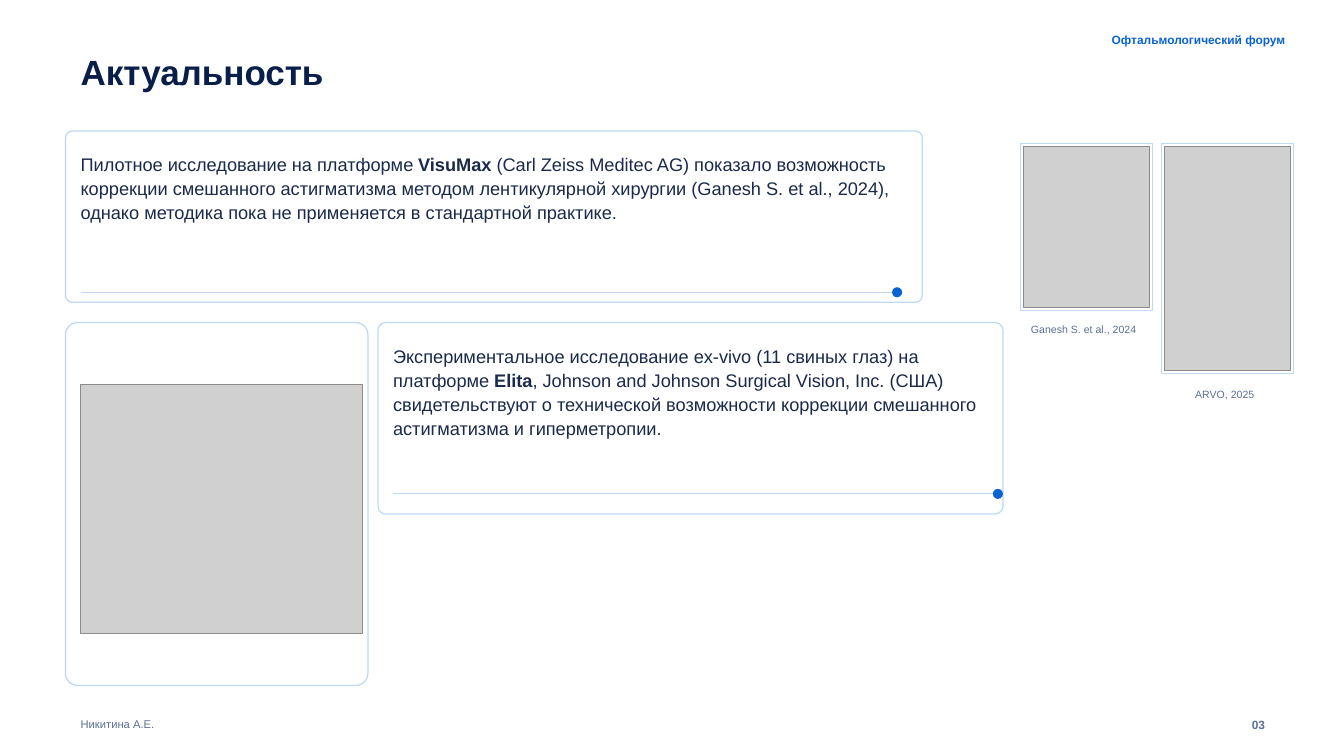
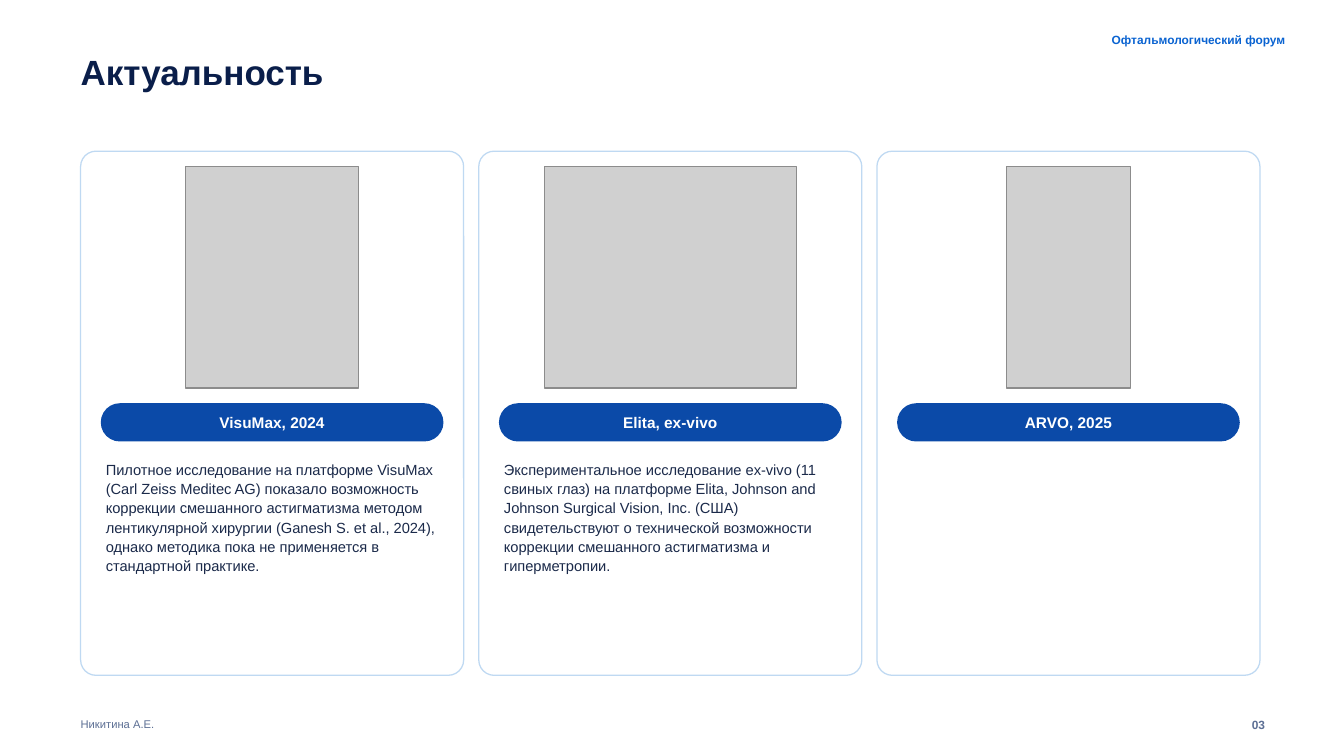
Before and after one commit to anastasianik2403-source/Mixed-astigmatism-calculator, a slide deck: slide 3 of presentations/Template12_Blue-Corporate.pptx. Drawn at 1344x756 pixels with LibreOffice and Linux fonts; fonts in the diff are those of the drawing; grey boxes stand for pictures; background and template pictures are left out. Boxes give left, top, right and bottom in pixels: in the first picture for what was removed or moved away, otherwise in the second. Text is boxed around its words. In the diff, an @@ line names an element or a change of style, - is before the commit and + after.

```diff
--- a/presentations/Template12_Blue-Corporate.pptx
+++ b/presentations/Template12_Blue-Corporate.pptx
@@ rectangle removed at [1020, 143, 1152, 311] @@
@@ rectangle removed at [1162, 143, 1294, 373] @@
@@ rounded rectangle: place and size @@
-rounded rectangle at [66, 131, 923, 302]
+rounded rectangle at [81, 151, 464, 676]
@@ picture: place and size @@
-picture at [1023, 146, 1149, 308]
+picture at [186, 166, 359, 388]
@@ rounded rectangle: place and size @@
-rounded rectangle at [378, 323, 1003, 514]
+rounded rectangle at [479, 151, 862, 676]
@@ picture: place and size @@
-picture at [81, 385, 363, 634]
+picture at [544, 166, 797, 388]
@@ rounded rectangle added at [877, 151, 1260, 676], fill #FFFFFF, outline #BFD9F2 0.9 pt @@
@@ picture: place and size @@
-picture at [1165, 146, 1291, 370]
+picture at [1006, 166, 1131, 388]
@@ line removed from (81, 292) to (897, 292) @@
@@ ellipse removed at [892, 287, 902, 297] @@
@@ text removed at [1031, 325, 1136, 334] @@
-Ganesh S. et al., 2024
@@ rounded rectangle: place and size @@
-rounded rectangle at [66, 323, 368, 686]
+rounded rectangle at [101, 403, 444, 442]
@@ rounded rectangle at [101, 403, 444, 442]: fill #FFFFFF to #0B4AA8; outline #BFD9F2 0.9 pt to none; proportions changed @@
@@ text added at [219, 417, 324, 431], 11 pt, text #FFFFFF, bold @@
+VisuMax, 2024
@@ rounded rectangle added at [499, 403, 842, 442], fill #0B4AA8 @@
@@ text added at [623, 417, 717, 431], 11 pt, text #FFFFFF, bold @@
+Elita, ex-vivo
@@ rounded rectangle added at [897, 403, 1240, 442], fill #0B4AA8 @@
@@ text "ARVO, 2025": place and size @@
-text "ARVO, 2025" at [1195, 390, 1254, 399]
+text "ARVO, 2025" at [1025, 417, 1112, 431]
@@ text "ARVO, 2025" at [1025, 417, 1112, 431]: size 7.5 to 11 pt, text colour #5C6F94 to #FFFFFF, bold on; vertical alignment top to middle @@
@@ text "Пилотное исследование на платформе VisuMax ...": place and size @@
-text "Пилотное исследование на платформе VisuMax ..." at [81, 157, 890, 223]
+text "Пилотное исследование на платформе VisuMax ..." at [106, 464, 435, 574]
@@ text "Пилотное исследование на платформе VisuMax ..." at [106, 464, 435, 574]: size 13 to 10.5 pt; bold off in "VisuMax" @@
@@ text "Экспериментальное исследование ex-vivo (11 свиных ...": place and size @@
-text "Экспериментальное исследование ex-vivo (11 свиных ..." at [393, 349, 976, 439]
+text "Экспериментальное исследование ex-vivo (11 свиных ..." at [504, 464, 816, 574]
@@ text "Экспериментальное исследование ex-vivo (11 свиных ..." at [504, 464, 816, 574]: size 13 to 10.5 pt; bold off in "Elita," @@
@@ line removed from (393, 494) to (998, 494) @@
@@ ellipse removed at [993, 489, 1003, 499] @@
```
Also in this commit, not shown: 5 other slides changed, 7 other files.
